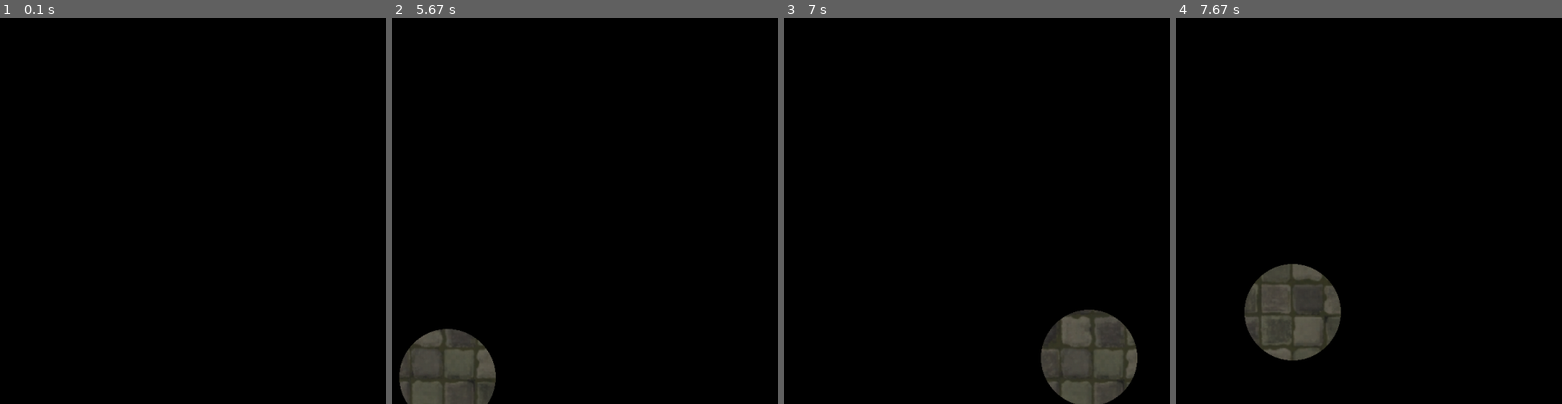
Above: before the commit, frames 1-4 (left to right).
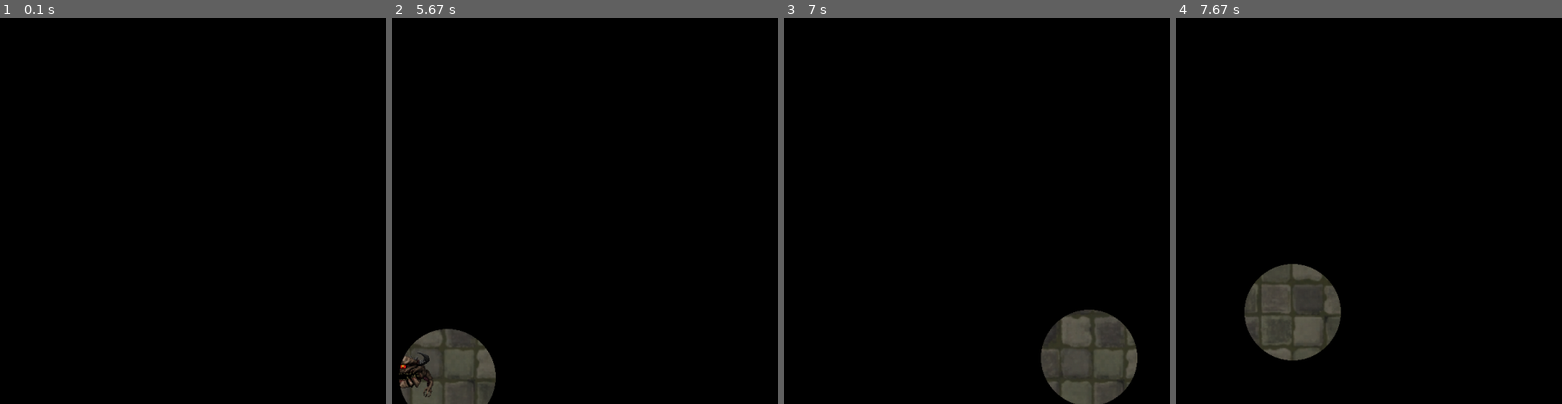
Above: after the commit, the same moments.

Repository: PeterYuLi1204/PyterGame
Game: pygame game, started from PyterGame.py
The game is run twice, just before and just after one commit, with the same random seed, the same clock (stepped at 60 frames per second) and the same inputs.
Inputs (mouse positions are % of the whole screen's width and height, from its top left):
- Up to frame 1 (0.1 s): no input
- Up to frame 2 (5.67 s): click (55, 32) at 0.38 s; click (34, 38) at 0.72 s; click (13, 23) at 1.05 s; click (58, 57) at 1.38 s; click (35, 11) at 1.72 s; click (30, 51) at 2.05 s; click (31, 22) at 2.38 s; click (24, 20) at 2.72 s; click (51, 28) at 3.05 s; click (54, 32) at 3.38 s; click (47, 22) at 3.72 s; click (14, 20) at 4.05 s; click (36, 31) at 4.38 s; click (14, 29) at 4.72 s; click (23, 53) at 5.05 s; click (13, 58) at 5.38 s
- Up to frame 3 (7 s): click (23, 12) at 5.72 s; click (27, 31) at 6.05 s; click (17, 16) at 6.38 s; click (45, 56) at 6.72 s
- Up to frame 4 (7.67 s): click (29, 13) at 7.05 s; click (21, 50) at 7.38 s
The pictures show only the part of the screen within x 6-56%, y 12-62%; the shares and areas given below are measured in that part.
The window is 900x900 before the commit and 600x600 after it. Grey fills any space a smaller window leaves; there, only what the larger window draws over its background counts as a difference.

The runs differ from the first frame. In frame 1, only the window size differs. In frame 2, 0.4% of the frame differs, in the area x 1-11%, y 86-99%; in frame 3, only the window size differs; in frame 4, only the window size differs.

Commit message:
Added sound effects

Diff:
--- a/PyterGame.py
+++ b/PyterGame.py
@@ -1,5 +1,4 @@
 import pygame
-import math
 import random
 
 # ----- CONSTANTS
@@ -7,8 +6,11 @@
 WHITE = (255, 255, 255)
 YELLOW = (255, 255, 0)
 SKY_BLUE = (95, 165, 228)
-WIDTH = 1200
-HEIGHT = 1200
+WIDTH = 800
+HEIGHT = 800
+RADIUS = 75
+TIME_TO_FIND = 8000
+TIME_TO_CATCH = 5000
 TITLE = "Pyter Game"
 
 
@@ -18,14 +20,14 @@
 
         # Image
         self.image = pygame.image.load("assets/circle.png")
-        self.image = pygame.transform.scale(self.image, (150, 150))
+        self.image = pygame.transform.scale(self.image, (2 * RADIUS - 40, 2 * RADIUS - 40))
 
         self.rect = self.image.get_rect()
 
         self.mask = pygame.mask.from_surface(self.image)
 
     def update(self):
-        """ Move the player. """
+        """Move the player."""
         self.rect.center = pygame.mouse.get_pos()
 
 
@@ -41,17 +43,21 @@
 
         self.mask = pygame.mask.from_surface(self.image)
 
-        self.xvel = 0
-        self.yvel = 0
+        self.xvel = 0.0
+        self.yvel = 0.0
 
     def update(self):
-        """ Move the player. """
+        """Move the enemy."""
         self.rect.x += self.xvel
         self.rect.y += self.yvel
 
+    def kill(self) -> None:
+        """Kill the enemy."""
+        pygame.sprite.Sprite.kill(self)
+
 
 def random_coords() -> tuple:
-    """Returns a random x, y coordinate between 0 to WIDTH and 0 to HEIGHT"""
+    """Returns a random x, y coordinate between 80 to WIDTH minus 80 and 80 to HEIGHT minus 80"""
     return random.randrange(80, WIDTH - 80), random.randrange(80, HEIGHT - 80)
 
 
@@ -85,32 +91,26 @@
     all_sprites_group.add(enemy)
 
     # Light circle
-    radius = 75
-
-    cover_surf = pygame.Surface((radius * 2, radius * 2))
+    cover_surf = pygame.Surface((RADIUS * 2, RADIUS * 2))
     cover_surf.fill(0)
     cover_surf.set_colorkey((255, 255, 255))
-    pygame.draw.circle(cover_surf, (255, 255, 255), (radius, radius), radius)
+    pygame.draw.circle(cover_surf, (255, 255, 255), (RADIUS, RADIUS), RADIUS)
 
-    # List of clicked sprites
-    clicked_sprites = []
-
-    # Time
-    time_to_find = 15000
-    time_to_catch = 10000
-
+    # Time tracking variables
     time_spawned = 0
     time_found = 0
     time_caught = 0
 
-    # Boolean to check if found
-    found = False
-
     # Enemy velocity
-    velocity_x = 2
-    velocity_y = 4
+    velocity_x = 2.0
+    velocity_y = 3.0
 
     # Sounds
+
+    enemy_sound = pygame.mixer.Sound("./assets/enemy laugh.ogg")
+
+    # Game conditions
+    found = False
 
     # ----- MAIN LOOP
 
@@ -121,20 +121,27 @@
                 done = True
 
             if event.type == pygame.MOUSEBUTTONDOWN:
-                pos = pygame.mouse.get_pos()
+                # When clicked check if enemy was clicked
+                for e in enemy_sprites_group:
+                    if e.rect.collidepoint(pygame.mouse.get_pos()):
+                        # Kill enemy and create a new enemy
+                        e.kill()
+                        enemy = Enemy()
+                        all_sprites_group.add(enemy)
+                        enemy_sprites_group.add(enemy)
 
-                # get a list of all sprites that are under the mouse cursor
-                clicked_sprites = [s for s in enemy_sprites_group if s.rect.collidepoint(pos)]
-                print(clicked_sprites)
-                # do something with the clicked sprites...
+                        # Change conditions
+                        found = False
+                        level += 1
 
-        clicked_sprites.clear()
+                        # Increase the speed of the enemy
+                        velocity_x += 0.5
+                        velocity_y += 0.5
 
         # Light circle
         clip_center = pygame.mouse.get_pos()
-
         screen.fill(0)
-        clip_rect = pygame.Rect(clip_center[0] - radius, clip_center[1] - radius, radius * 2, radius * 2)
+        clip_rect = pygame.Rect(clip_center[0] - RADIUS, clip_center[1] - RADIUS, RADIUS * 2, RADIUS * 2)
         screen.set_clip(clip_rect)
 
         # ----- LOGIC
@@ -143,24 +150,25 @@
         if not found:
             enemy_collide = pygame.sprite.spritecollide(player, enemy_sprites_group, False, pygame.sprite.collide_mask)
 
-        if (enemy.rect.x + 48)> WIDTH or enemy.rect.x < 0:
+        if len(enemy_collide) > 0:
+            # Make it so the colliding won't register until the enemy is clicked
+            found = True
+
+            # Set the enemy's movement speed
+            enemy.xvel += (velocity_x * random.choice([-1, 1]))
+            enemy.yvel += (velocity_y * random.choice([-1, 1]))
+
+            time_found = pygame.time.get_ticks()
+
+            # Clear the list so that this if statement will only run for one loop
+            enemy_collide.clear()
+
+        # Make enemy bounce off walls
+        if (enemy.rect.x + 48) > WIDTH or enemy.rect.x < 0:
             enemy.xvel *= -1
 
         if (enemy.rect.y + 35) > HEIGHT or enemy.rect.y < 0:
             enemy.yvel *= -1
-
-        if len(enemy_collide) > 0:
-            found = True
-
-            enemy.xvel += velocity_x
-            enemy.yvel += velocity_y
-
-            velocity_x += 2
-            velocity_y += 2
-
-            time_found = pygame.time.get_ticks()
-
-            enemy_collide.clear()
 
         # ----- RENDER
         screen.blit(background, (0, 0))
@@ -173,7 +181,6 @@
         pygame.display.flip()
         clock.tick(75)
 
-
     pygame.quit()
 
 
Not shown, added: assets/enemy laugh.ogg
